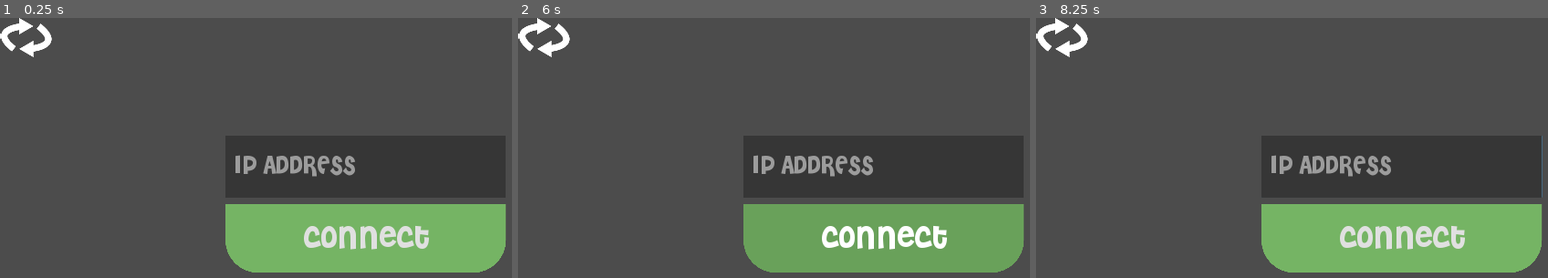
Above: before the commit, frames 1-3 (left to right).
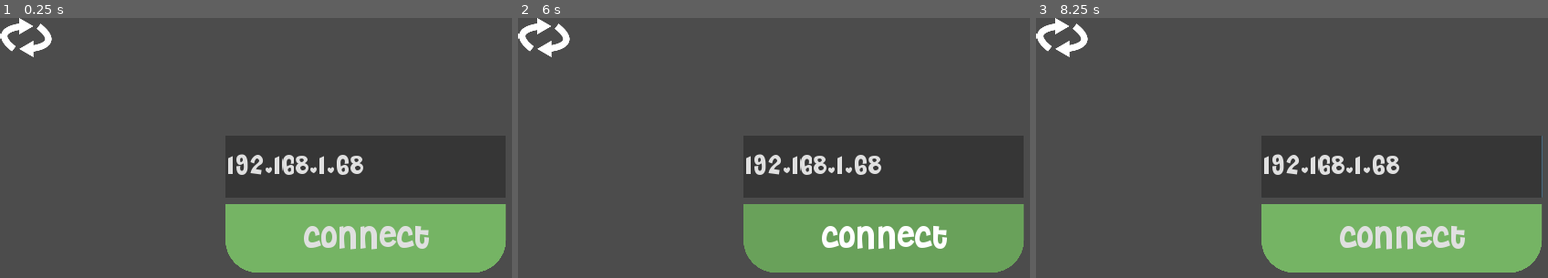
Above: after the commit, the same moments.

Repository: DamiPeddiUni/PeerInputs
Game: Godot game, scene res://Client.tscn
The game is run twice, just before and just after one commit, with the same random seed, the same clock (stepped at 60 frames per second) and the same inputs.
Inputs (mouse positions are in pixels of both pictures, inside the frame that each line leads up to):
- Up to frame 1 (0.25 s): no input
- Up to frame 2 (6 s): click "connect" at 0.5 s; click (543, 38) at 1.25 s; click (543, 38) at 2 s; click (543, 38) at 2.75 s; tap Enter at 3.5, 5.75 s; move the mouse to (outside the picture) at 3.52 s; click (outside the picture) at 3.67 s; tap Space at 4.25 s; drag from (738, 210) to (845, 265) at 4.27 s; move the mouse to (958, 116) at 5.02 s; click (958, 116) at 5.17 s; drag from (845, 265) to (666, 140) at 5.77 s
- Up to frame 3 (8.25 s): tap Space at 6.5, 8 s; move the mouse to (outside the picture) at 6.52 s; click (outside the picture) at 6.67 s; tap Enter at 7.25 s; drag from (1184, 140) to (1292, 106) at 7.27 s; move the mouse to (1435, 194) at 8.02 s; click (1435, 194) at 8.17 s

The runs differ from the first frame. In frame 1, 1.4% of the frame differs, in the area x 44-71%, y 52-62%; in frame 2, 1.4%; in frame 3, 1.4%.
Error after the commit: Invalid type in function 'append_at_cursor' in base 'LineEdit'. Cannot convert argument 1 from Nil to String. (res://Client.gd:170)

Commit message:
new remote controller android app

Diff:
--- a/PeerInputs/GameController/Client.gd
+++ b/PeerInputs/GameController/Client.gd
@@ -15,6 +15,23 @@
 signal connected
 
 
+var udp := PacketPeerUDP.new()
+var connected = false
+
+var noInput = "0"
+var justPressed = "1"
+var pressed = "2"
+var justReleased = "3"
+var prevCmd = "cmd:"
+
+var buttonA  = noInput
+var buttonB  = noInput
+var bigButton = noInput
+var startBigButtonPressedTime
+var quadrantVibrationTime : int = 40
+var oldQuadrant = -1
+var ipAddress
+
 func _ready():
 	Joystick_PANEL.set_visible(false);
 	Buttons_PANEL.set_visible(false);
@@ -23,71 +40,148 @@
 
 
 func _process(delta):
-	send_stuff("position", joystick.get_value());
+	send_stuff(joystick.get_value());
 
 func _on_ConnectBtn_pressed():
-	var network = NetworkedMultiplayerENet.new();
-	var err = network.create_client(textEdit.text, 4242);
-	get_tree().set_network_peer(network);
-	network.connect("connection_failed", self, "_on_connection_failed");
-	#$CanvasLayer/ConnectBtn.set_disabled(true);
-	get_tree().multiplayer.connect("network_peer_packet", self, "_on_packet_received");
-	myID = get_tree().get_network_unique_id();
-	print(myID);
+
+	udp.connect_to_host(textEdit.text, 4242)
+	if !connected:
+		# Try to contact server
+		udp.put_packet("Connection request".to_utf8())
+		yield(get_tree().create_timer(0.5), "timeout")
+
+		if udp.get_available_packet_count() > 0:
+			myID = udp.get_packet().get_string_from_utf8()
+			ipAddress = textEdit.text
+			print("Connected to the server: %s" % myID)
+			connected = true
+			emit_signal("connected")
+			Joystick_PANEL.set_visible(true);
+			Buttons_PANEL.set_visible(false);
+			BigButton_PANEL.set_visible(true);
+			Connect_PANEL.set_visible(false);
+			print(myID);
+		else:
+			print("server not found")
+
+func disconnectClient():
+	connected = false
+	pass
+
+func send_stuff(data):
+
+	if !connected:
+		return;
 
 
-func _on_connection_failed():
-	print("connection failed")
+#	if data[0] > thres:
+#		if oldSentPos[0] < thres and oldSentPos[0] > -thres:
+#			stringCmd += justPressed
+#		else:
+#			stringCmd += pressed
+#	elif data[0] < thres and data[0] > -thres  and oldSentPos[0] > thres:
+#		stringCmd += justReleased
+#	else:
+#		stringCmd += noInput
+#
+#	if data[0] < -thres:
+#		if oldSentPos[0] < thres and oldSentPos[0] > -thres:
+#			stringCmd += justPressed
+#		else:
+#			stringCmd += pressed
+#	elif data[0] < thres and data[0] > -thres  and oldSentPos[0] < -thres:
+#		stringCmd += justReleased
+#	else:
+#		stringCmd += noInput
+#
+#	if data[1] > thres:
+#		if oldSentPos[1] < thres and oldSentPos[1] > -thres:
+#			stringCmd += justPressed
+#		else:
+#			stringCmd += pressed
+#	elif data[1] < thres and data[1] > -thres  and oldSentPos[1] > thres:
+#		stringCmd += justReleased
+#	else:
+#		stringCmd += noInput
+#
+#	if data[1] < -thres:
+#		if oldSentPos[1] < thres and oldSentPos[1] > -thres:
+#			stringCmd += justPressed
+#		else:
+#			stringCmd += pressed
+#	elif data[1] < thres and data[1] > -thres  and oldSentPos[1] < -thres:
+#		stringCmd += justReleased
+#	else:
+#		stringCmd += noInput
+#
+	handleVibration(data)
+
+#
+	var stringCmd = "cmd:" + var2str(data) + ":"+ bigButton
 
 
-func _on_packet_received(id, packet):
-	if packet.get_string_from_ascii() == str(myID):
-		print("Connected", id, packet)
-		emit_signal("connected")
-		Joystick_PANEL.set_visible(true);
-		Buttons_PANEL.set_visible(false);
-		BigButton_PANEL.set_visible(true);
-		Connect_PANEL.set_visible(false);
+#	stringCmd += bigButton
 
-func disconnectClient():
-	get_tree().set_network_peer(null);
+	#print(data)
+	if ( prevCmd != stringCmd ):
+		udp.put_packet(stringCmd.to_utf8())
+		prevCmd = stringCmd
 
+	#	print(stringCmd)
+	oldSentPos = data;
 
+func handleVibration(data):
+	if (oldSentPos != data):
+		var quadrant = computeQuadrant(data)
+		if quadrant != oldQuadrant:
+			Input.vibrate_handheld(quadrantVibrationTime)
+			print("vibrate" + str(quadrant))
+		oldQuadrant = quadrant
 
-func send_stuff(type, data):
-	if type == "position":
-		if get_tree().get_network_peer() == null || data == oldSentPos:
-			return;
-		oldSentPos = data;
-		rpc_unreliable_id(1, "receive_position", myID, data);
+func computeQuadrant(data):
+	#var angles = [0, PI/4, PI/2 , 3/4*PI , PI,  5/4*PI, 6/4*PI, 7/4*PI, 2*PI ]
+	var angles =  [ -PI, -3/4*PI, - PI/2,  -PI/4,  0, PI/4, PI/2, 3/4*PI ]
 
-	if type == "button_input":
-		if get_tree().get_network_peer() == null:
-			return;
-		rpc_unreliable_id(1, "receive_button_input", myID, data); # "a" o "b"
+	var angle = atan2(data[1],data[0])
+#	print(angle)
+#	if (data[1] < 0):
+#		angle += PI
 
-	if type == "big_button":
-		if get_tree().get_network_peer() == null:
-			return;
-		rpc_unreliable_id(1, "receive_big_button_input", myID, data); # "bb"
-
+	var q = 0
+	for i in angles:
+		if angle > i:
+			q+=1
+	return q
 
 
 func _on_A_Button_pressed():
-	send_stuff("button_input", "a");
-
+	buttonA = pressed
 
 func _on_B_Button_pressed():
-	send_stuff("button_input", "b");
-
+	buttonB = pressed
 
 func _on_RefreshBtn_pressed():
 	disconnectClient();
 	get_tree().reload_current_scene();
+	print(ipAddress)
+	#textEdit.text = ipAddress
+	#yield(get_tree().create_timer(0.5), "timeout")
+
+	textEdit.append_at_cursor(ipAddress)
+
 
 func _on_BigBtn_pressed():
 	#OS.vibrate_handheld(500)
-	send_stuff("big_button", "pressed")
+	startBigButtonPressedTime = OS.get_ticks_msec()
+	if (bigButton == justPressed):
+		bigButton = pressed
+
+	else:
+		bigButton = justPressed
 
 func _on_BigBtn_released():
-	send_stuff("big_button", "released");
+	bigButton = justReleased
+	var releaseTime = OS.get_ticks_msec()
+	var vibrateFor = min(releaseTime - startBigButtonPressedTime, 500)
+	print("vibrateFor" + str(vibrateFor))
+	Input.vibrate_handheld(vibrateFor)
--- a/PeerInputs/GameController/Client.tscn
+++ b/PeerInputs/GameController/Client.tscn
@@ -21,6 +21,10 @@
 size = 116
 font_data = ExtResource( 5 )
 
+[sub_resource type="DynamicFont" id=8]
+size = 97
+font_data = ExtResource( 5 )
+
 [sub_resource type="StyleBoxFlat" id=4]
 bg_color = Color( 0.517206, 0.789062, 0.443848, 1 )
 corner_radius_bottom_right = 100
@@ -41,16 +45,12 @@
 corner_radius_bottom_right = 100
 corner_radius_bottom_left = 100
 
-[sub_resource type="DynamicFont" id=8]
-size = 97
+[sub_resource type="DynamicFont" id=10]
+size = 80
 font_data = ExtResource( 5 )
 
 [sub_resource type="StyleBoxFlat" id=9]
 bg_color = Color( 0.215686, 0.215686, 0.215686, 1 )
-
-[sub_resource type="DynamicFont" id=10]
-size = 80
-font_data = ExtResource( 5 )
 
 [node name="RemoteController" type="Node"]
 
@@ -188,9 +188,10 @@
 margin_top = -178.0
 margin_right = 431.5
 margin_bottom = 12.0
+custom_fonts/font = SubResource( 10 )
 custom_styles/normal = SubResource( 9 )
-custom_fonts/font = SubResource( 10 )
-placeholder_text = " IP ADDRESS"
+text = "192.168.1.68"
+placeholder_text = "IP ADDRESS"
 
 [node name="RefreshBtn" type="TextureButton" parent="CanvasLayer"]
 margin_right = 40.0
@@ -202,6 +203,7 @@
 
 [node name="PeerInput" type="Node" parent="."]
 script = ExtResource( 9 )
+
 [connection signal="pressed" from="CanvasLayer/AB_Buttons/A_Button" to="PeerInput" method="_on_A_Button_pressed"]
 [connection signal="pressed" from="CanvasLayer/AB_Buttons/B_Button" to="PeerInput" method="_on_B_Button_pressed"]
 [connection signal="pressed" from="CanvasLayer/BigBtn" to="PeerInput" method="_on_BigBtn_pressed"]
--- a/PeerInputs/GameController/joystick_button.gd
+++ b/PeerInputs/GameController/joystick_button.gd
@@ -7,7 +7,7 @@
 
 var return_accell = 30;
 
-var threshold = 50;
+var threshold = 25;
 
 func get_button_pos():
 	return position + radius;
--- a/PeerInputs/GameController/project.godot
+++ b/PeerInputs/GameController/project.godot
@@ -10,7 +10,6 @@
 
 _global_script_classes=[  ]
 _global_script_class_icons={
-
 }
 
 [application]
Not shown: 3 places in PeerInputs/GameController/Client.tscn that only renumber resources
Not shown, changed: PeerInputs/GameController/bigbutton.png.import
Not shown, changed: PeerInputs/GameController/bigbutton_pressed.png.import
Not shown, changed: PeerInputs/GameController/icon.png.import
Not shown, changed: PeerInputs/GameController/joystick base_Tavola disegno 1.png.import
Not shown, changed: PeerInputs/GameController/joystick_button_Tavola disegno 1.png.import
Not shown, changed: PeerInputs/GameController/refreshbtn.png.import
